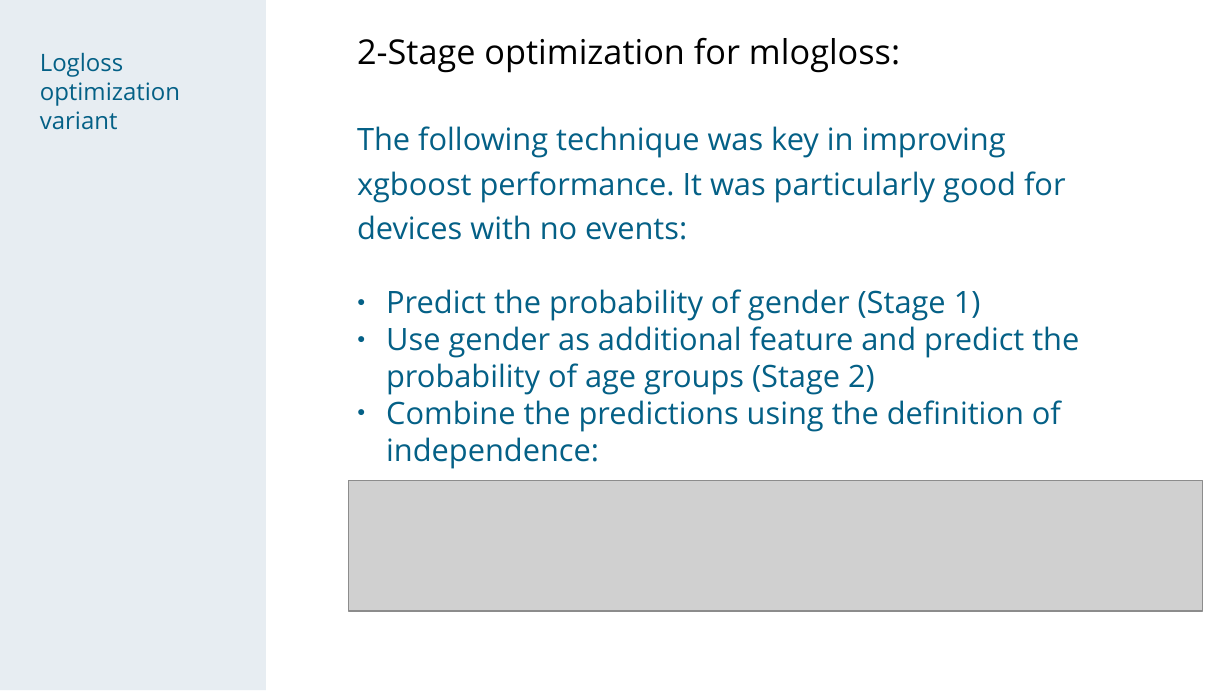
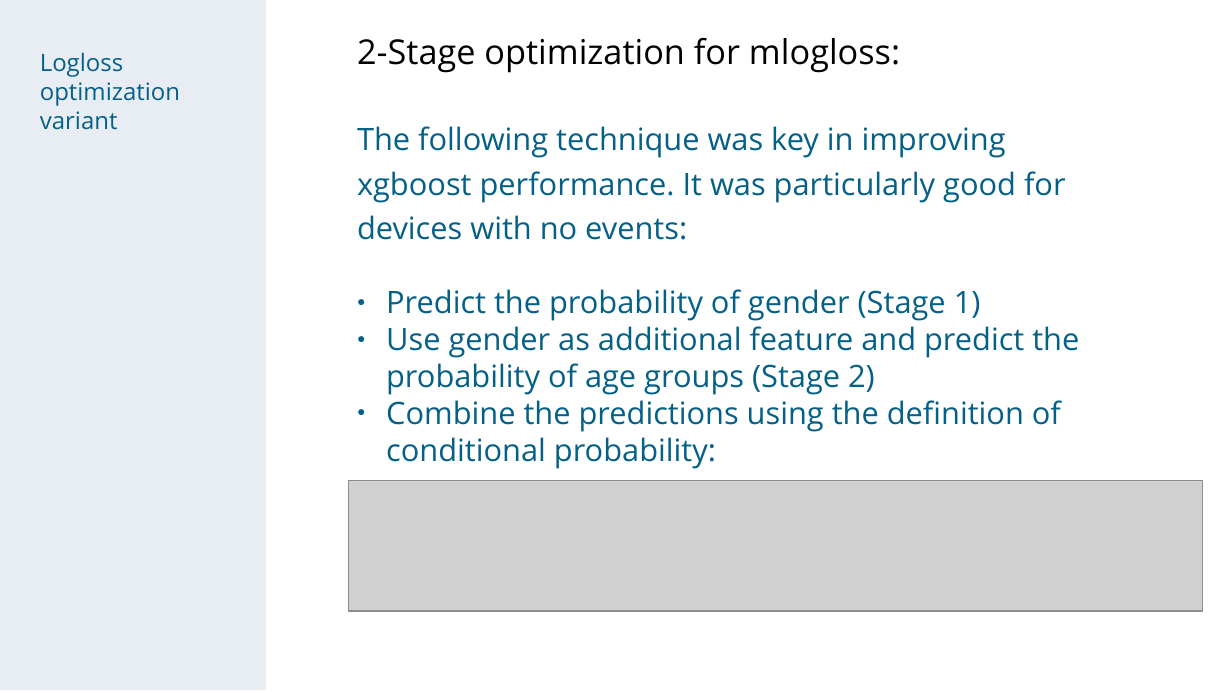
Before and after one commit to chechir/talking_data, a slide deck: slide 14 of brussels/deck_overview_detail.odp. Drawn at 1232x693 pixels with LibreOffice and Linux fonts; fonts in the diff are those of the drawing; grey boxes stand for pictures. Boxes give left, top, right and bottom in pixels: in the first picture for what was removed or moved away, otherwise in the second. Text is boxed around its words. In the diff, an @@ line names an element or a change of style, - is before the commit and + after.

```diff
--- a/brussels/deck_overview_detail.odp
+++ b/brussels/deck_overview_detail.odp
@@ text at (x1=386, y1=400, x2=1061, y2=469): text changed @@
-● Combine the predictions using the definition of independence:
+● Combine the predictions using the definition of conditional probability:
```
Also in this commit, not shown: 5 other slides changed.
